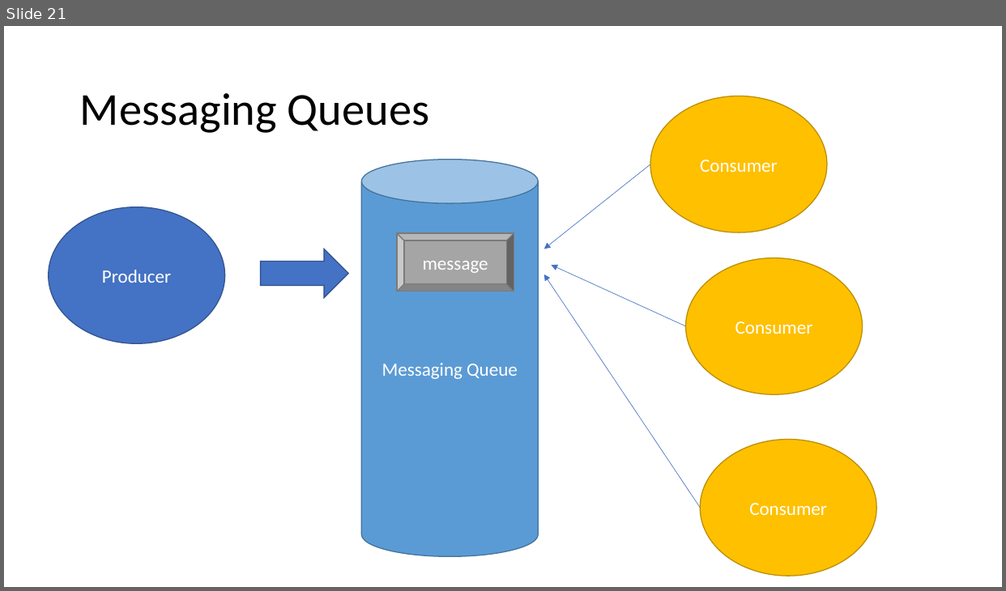
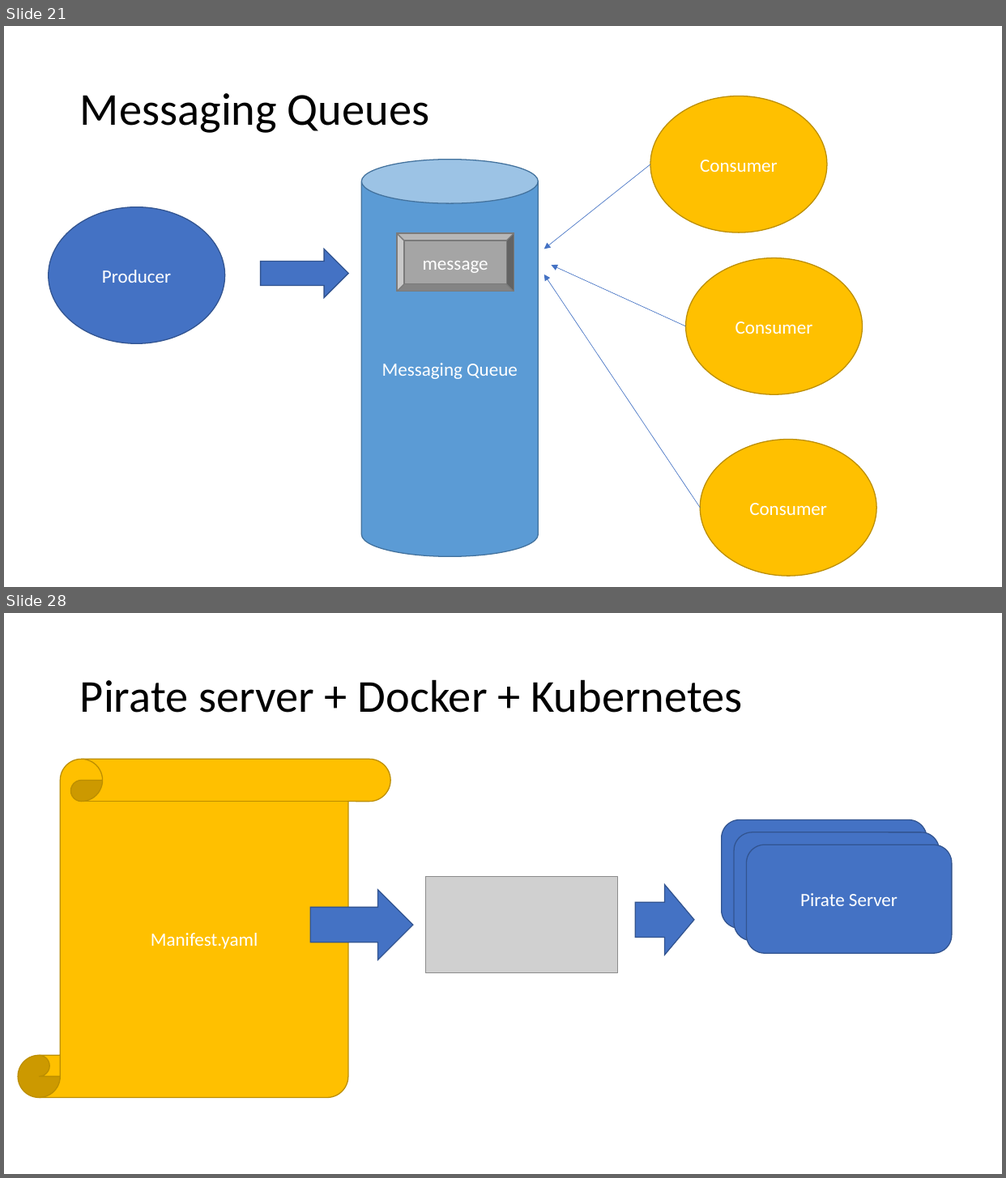
Before and after one commit to 2011JavaReact/Training, a slide deck: Week7/w7.pptx. Shown one above the other, each under a label of ours: slide 21 before the commit, slides 21 and 28 after it; the slides between them are not shown. The pictures are 1006x591 and 1006x1178 pixels, drawn with LibreOffice and Linux fonts; fonts in the diff are those of the drawing; grey boxes stand for pictures. Boxes give left, top, right and bottom in pixels: in the first picture for what was removed or moved away, otherwise in the second. Text is boxed around its words. In the diff, an @@ line names an element or a change of style, - is before the commit and + after.

```diff
--- a/Week7/w7.pptx
+++ b/Week7/w7.pptx
@@ slide 28 added at (x1=4, y1=613, x2=1002, y2=1174), background #FFFFFF @@
@@ title added at (x1=80, y1=679, x2=742, y2=713), 44 pt, text #000000 @@
+Pirate server + Docker + Kubernetes
@@ vertical scroll added at (x1=19, y1=759, x2=391, y2=1098), fill #FFC000, outline #BD8E00 1 pt, 18 pt, text #FFFFFF @@
+Manifest.yaml
@@ rounded rectangle added at (x1=722, y1=820, x2=927, y2=929), fill #4472C4, outline #325491 1 pt @@
@@ rounded rectangle added at (x1=734, y1=833, x2=939, y2=941), fill #4472C4, outline #325491 1 pt, 18 pt, text #FFFFFF @@
+Pirate Server
@@ rounded rectangle added at (x1=747, y1=845, x2=952, y2=954), fill #4472C4, outline #325491 1 pt, 18 pt, text #FFFFFF @@
+Pirate Server
@@ picture added at (x1=425, y1=876, x2=618, y2=973) @@
@@ right arrow added at (x1=310, y1=890, x2=413, y2=960), fill #4472C4, outline #325491 1 pt @@
@@ right arrow added at (x1=635, y1=884, x2=694, y2=955), fill #4472C4, outline #325491 1 pt @@
```
Also in this commit, not shown: 3 slides changed, 4 other slides added.
